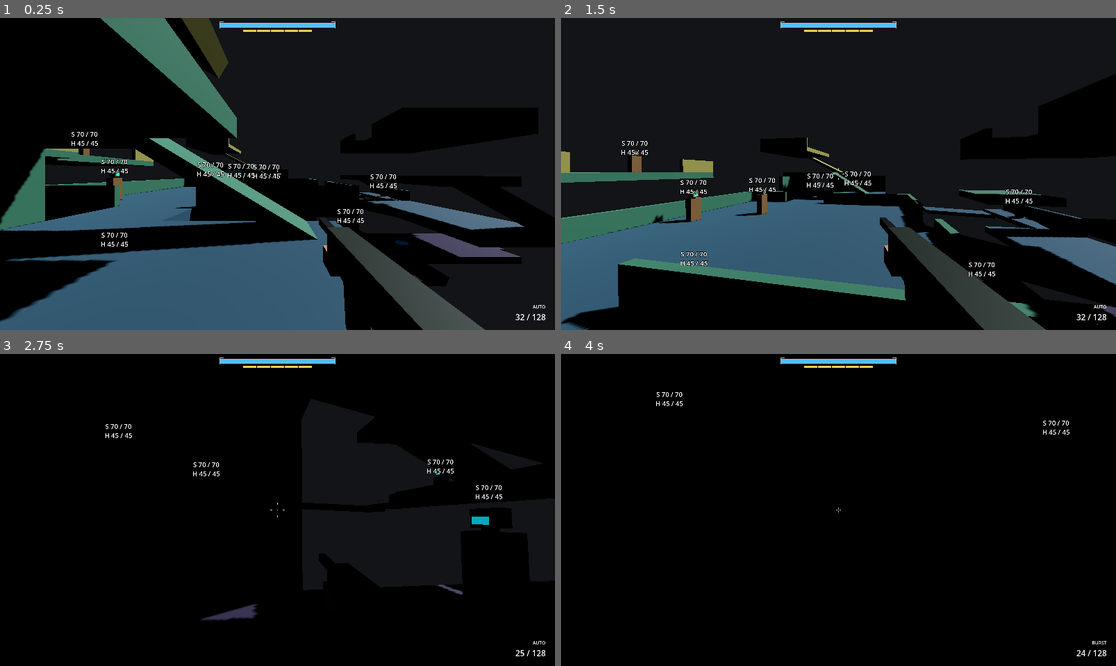
Above: before the commit, frames 1-4 (two rows, left to right).
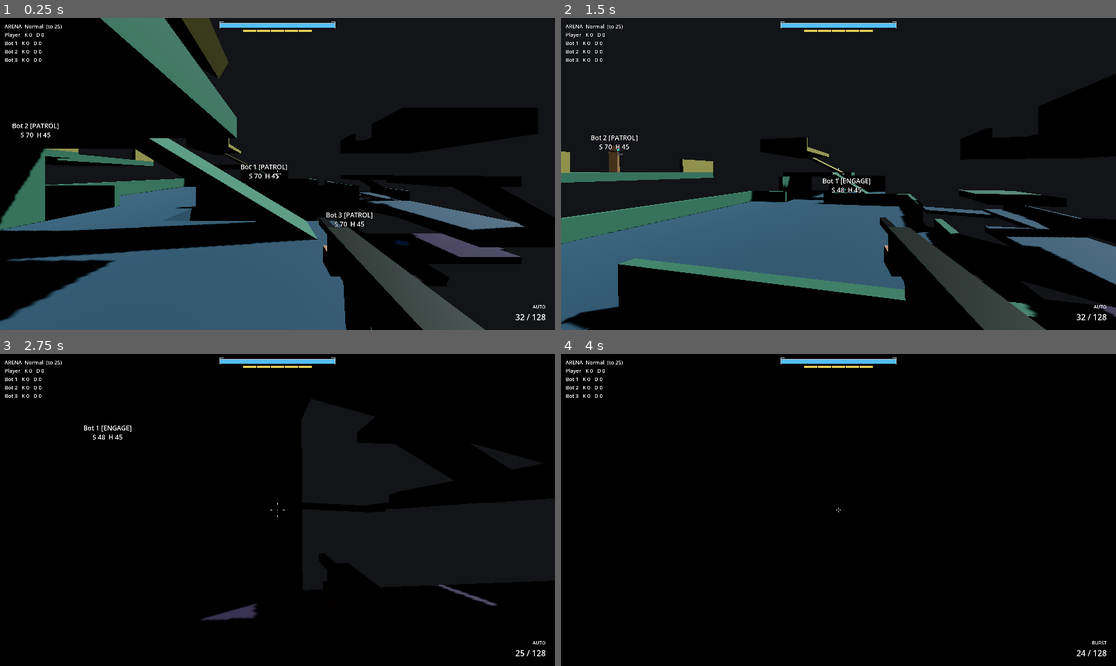
Above: after the commit, the same moments.

Repository: StudioSadTouch/Project-Long-Colt
Game: Godot game, scene res://scenes/main/arena_lockout.tscn
Two runs of this game, one before a commit and one after it. Both use one fixed random seed, a clock stepped at 60 frames per second and the inputs below. Before the commit the project starts from res://scenes/main/main_lockout.tscn.
Inputs (mouse positions are in pixels of both pictures, inside the frame that each line leads up to):
- Up to frame 1 (0.25 s): no input
- Up to frame 2 (1.5 s): tap Enter at 0.5 s; move the mouse to (866, 174) at 0.52 s; hold Right mouse button (action_alt_fire) 0.53-1.28 s; hold W (action_move_forward) from 0.53 s (still down); tap Space (action_jump) at 0.77 s; move the mouse to (810, 174) at 1.27 s; tap Ctrl (action_crouch) at 1.35 s
- Up to frame 3 (2.75 s): keep holding W (action_move_forward); tap Space (action_jump) at 1.52 s; move the mouse to (288, 503) at 2.02 s; press the mouse at (288, 503) at 2.03 s
- Up to frame 4 (4 s): keep holding W (action_move_forward); move the mouse to (832, 516) at 2.77 s; release the mouse at (832, 516) at 2.78 s; tap F (action_fire_select) at 2.85 s; tap Space (action_jump) at 3.02, 3.77 s; move the mouse to (877, 513) at 3.52 s; hold E (action_interact) from 3.53 s (still down)

The runs differ from the first frame. In frame 1, 1.1% of the frame differs, in the area x 0-72%, y 2-74%; in frame 2, 1.6%, in the area x 0-97%, y 2-99%; in frame 3, 0.7%; in frame 4, 0.3%.

Commit message:
Make arena_lockout the main scene

Diff:
--- a/project.godot
+++ b/project.godot
@@ -12,7 +12,7 @@
 
 config/name="Project Long Colt"
 config/description="Grounded military science-fiction FPS. Phase 0: Forward Outpost 7."
-run/main_scene="res://scenes/main/main_lockout.tscn"
+run/main_scene="res://scenes/main/arena_lockout.tscn"
 config/features=PackedStringArray("4.7", "Forward Plus")
 run/flush_stdout_on_print=true
 config/icon="res://icon.svg"
